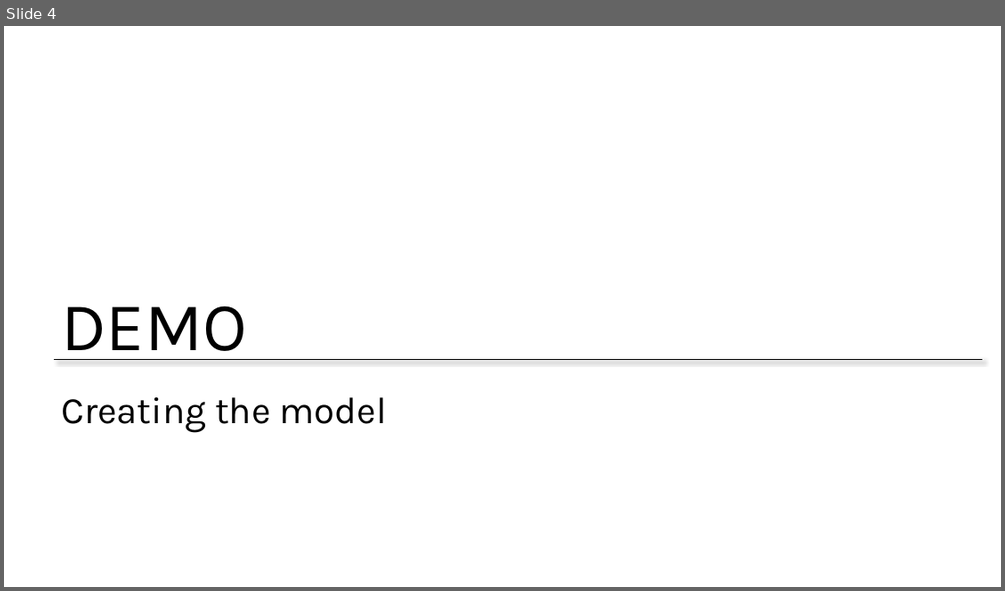
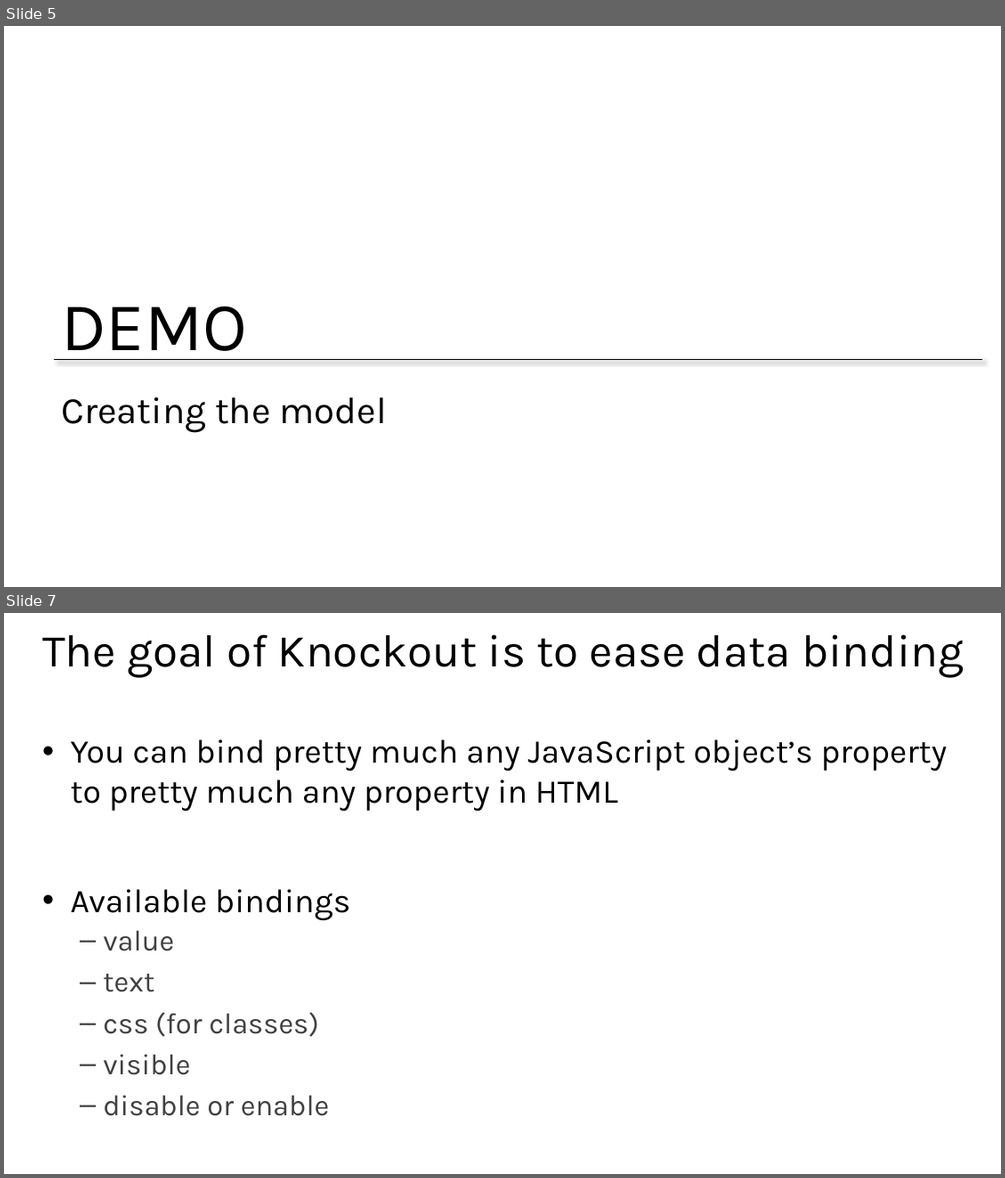
Before and after one commit to jongalloway/Knockout-MVA, a slide deck: Slides/2 - Binding and Models.pptx. Shown one above the other, each under a label of ours: slide 4 before the commit, slides 5 and 7 after it; the slides between them are not shown. The pictures are 1005x591 and 1005x1178 pixels, drawn with LibreOffice and Linux fonts; fonts in the diff are those of the drawing; background and template pictures are left out. Boxes give left, top, right and bottom in pixels: in the first picture for what was removed or moved away, otherwise in the second. Text is boxed around its words. In the diff, an @@ line names an element or a change of style, - is before the commit and + after.

```diff
--- a/Slides/2 - Binding and Models.pptx
+++ b/Slides/2 - Binding and Models.pptx
@@ slide 7 added at (4, 613, 1001, 1174), background #FFFFFF @@
@@ title added at (42, 634, 963, 677), 44 pt, text #000000 @@
+The goal of Knockout is to ease data binding
@@ text added at (71, 739, 947, 1116), 32 pt, text #000000 @@
+• You can bind pretty much any JavaScript object’s property to pretty much any property in HTML
+• Available bindings
+  – value
+  – text
+  – css (for classes)
+  – visible
+  – disable or enable
@@ what was slide 4 is now slide 5 @@
```
Also in this commit, not shown: 8 slides changed, 16 other slides added, 3 slides removed, 55 other files.
